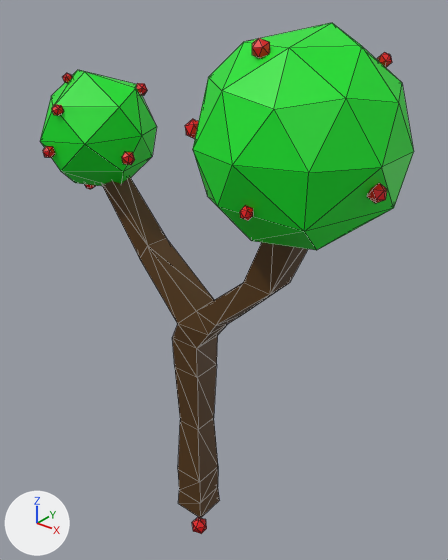
The Blender file DevelopmentAssets/Landscape/appletree.blend as it was, and as the next commit left it.
The view is the same before and after, from a 50 mm camera at (13.0, -14.5, 21.1) aimed at (0.4, 1.2, 11.4). The axes (+X, +Y, +Z) are drawn at lower left. The lights are the same throughout. Mesh edges are drawn as thin lines.
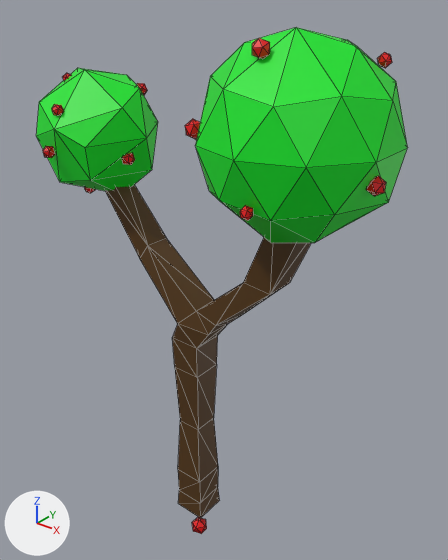
What differs and where, as boxes [x1, y1, x2, y2] in the pictures (448 x 560 px; the box of a moved part takes in the faces that stretch with it):
```json
{"object": "Cube", "change": "reshaped", "before": [40, 23, 414, 534], "after": [36, 28, 407, 534]}
{"part": 1, "of": "me_cube", "change": "moved or reshaped", "before": [193, 23, 414, 250], "after": [195, 28, 407, 243]}
{"part": 2, "of": "me_cube", "change": "moved or reshaped", "before": [367, 183, 387, 203], "after": [366, 176, 386, 196]}
{"part": 3, "of": "me_cube", "change": "moved or reshaped", "before": [85, 184, 96, 189], "after": [85, 187, 95, 193]}
{"part": 4, "of": "me_cube", "change": "moved or reshaped", "before": [40, 70, 157, 186], "after": [36, 68, 158, 191]}
```

The change, as JSON lines over the scene's bpy script:
```json
{"block": "me_cube", "where": "# used by ob_cube; location = (0.0, 0.0, 2.22)"}
{"op": "remove", "block": "me_cube", "code": "me_cube.from_pydata(...)  # 324 vertices, 558 faces; spans x -6.7..6.9, y -3.0..3.0, z -2.6..17.9"}
{"op": "add", "block": "me_cube", "code": "me_cube.from_pydata(...)  # 324 vertices, 558 faces; spans x -6.7..6.8, y -2.9..2.9, z -2.6..17.9"}
{"block": "me_cube", "change": "me_cube part 1: the loose piece of 37 vertices spanning x 1.2..6.9, y -3.0..3.0, z 11.9..17.9 is multiplied about its middle by the matrix ((-0.963, 0.0, 0.0), (0.0, -0.963, 0.0), (0.0, 0.0, -0.963)), then moved by (-0.1, 0.0, 0.1)"}
{"block": "me_cube", "change": "me_cube part 2: the loose piece of 12 vertices spanning x 6.5..6.9, y -0.8..-0.4, z 13.9..14.4 is moved by (-0.1, 0.1, 0.1)"}
{"block": "me_cube", "change": "me_cube part 3: the loose piece of 12 vertices spanning x -5.0..-4.6, y -0.5..0.0, z 11.9..12.3 is moved by (0.0, -0.1, -0.1)"}
{"block": "me_cube", "change": "me_cube part 4: 23 of 324 vertices moved; they spanned x -6.6..-2.2, y -2.0..2.1, z 12.0..16.1 and now span x -6.7..-2.0, y -2.1..2.3, z 11.8..16.2; mean shift (0.0, 0.0, 0.0); largest move (-5.3, 0.1, 16.0) -> (-3.4, 0.1, 11.9)"}
```
